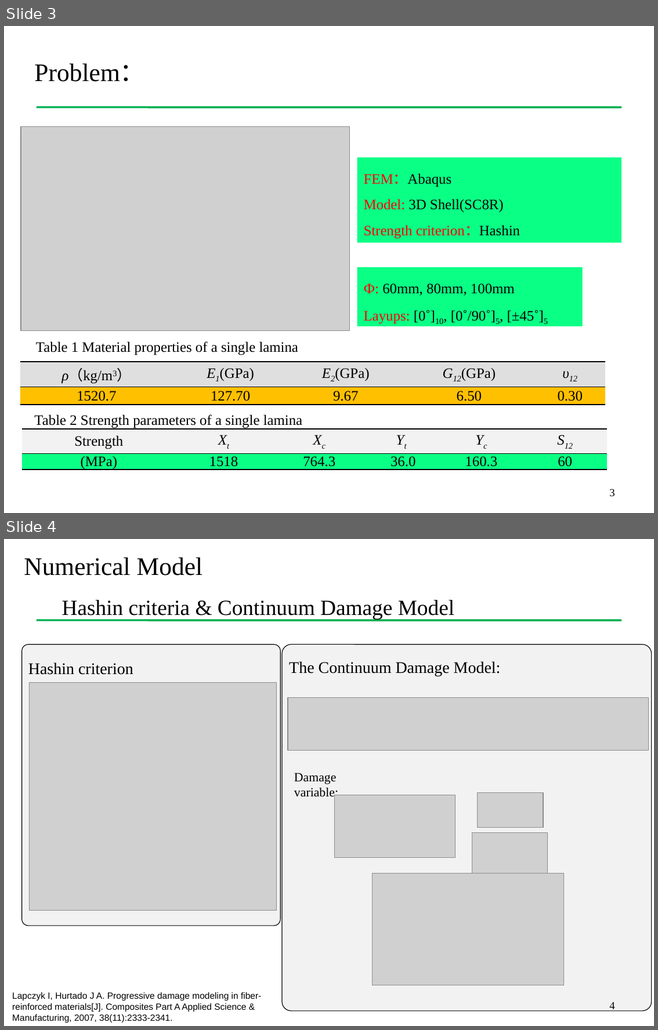
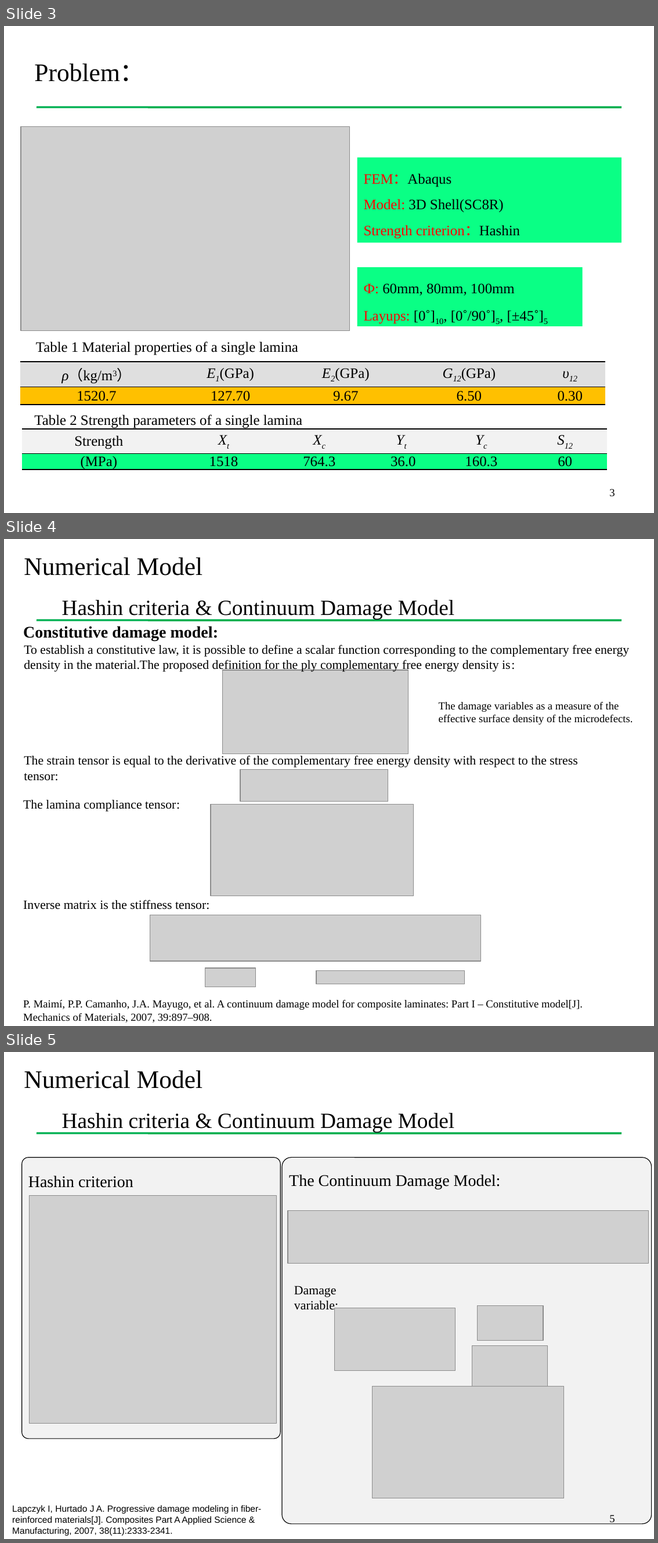
Before and after one commit to Chu2015/UMAThashinlinear4, a slide deck: 组会报告/组会20180110.pptx. Shown one above the other, each under a label of ours: slides 3 and 4 before the commit, slides 3, 4 and 5 after it. The pictures are 658x1030 and 658x1543 pixels, drawn with LibreOffice and Linux fonts; fonts in the diff are those of the drawing; grey boxes stand for pictures; background and template pictures are left out. Boxes give left, top, right and bottom in pixels: in the first picture for what was removed or moved away, otherwise in the second. Text is boxed around its words. In the diff, an @@ line names an element or a change of style, - is before the commit and + after.

```diff
--- a/组会报告/组会20180110.pptx
+++ b/组会报告/组会20180110.pptx
@@ slide 4 added at box(4, 539, 654, 1026), background #FFFFFF; not listed: 1 template element that a slide beside it also shows @@
@@ text added at box(24, 557, 454, 619), 24 pt, text #000000 @@
+  Numerical Model
+  Hashin criteria & Continuum Damage Model
@@ text added at box(23, 626, 219, 641), 18 pt, text #000000, bold @@
+Constitutive damage model:
@@ text added at box(24, 645, 629, 672), 14 pt, text #000000 @@
+To establish a constitutive law, it is possible to define a scalar function corresponding to the complementary free energy density in the material.The proposed definition for the ply complementary free energy density is:
@@ picture added at box(222, 670, 408, 754) @@
@@ text added at box(438, 702, 633, 725), 12 pt, text #000000 @@
+The damage variables as a measure of the effective surface density of the microdefects.
@@ text added at box(24, 755, 577, 781), 14 pt, text #000000 @@
+The strain tensor is equal to the derivative of the complementary free energy density with respect to the stress tensor:
@@ picture added at box(240, 770, 387, 801) @@
@@ text added at box(23, 800, 180, 812), 14 pt, text #000000 @@
+The lamina compliance tensor:
@@ picture added at box(210, 805, 413, 896) @@
@@ text added at box(23, 900, 209, 910), 14 pt, text #000000 @@
+Inverse matrix is the stiffness tensor:
@@ picture added at box(150, 915, 481, 961) @@
@@ picture added at box(205, 968, 255, 987) @@
@@ picture added at box(316, 971, 464, 984) @@
@@ text added at box(23, 1000, 582, 1023), 12 pt, text #000000 @@
+P. Maimí, P.P. Camanho, J.A. Mayugo, et al. A continuum damage model for composite laminates: Part I – Constitutive model[J]. Mechanics of Materials, 2007, 39:897–908.
@@ what was slide 4 is now slide 5 @@
@@ page number at box(609, 1515, 614, 1525): text changed @@
-4
+5
```
Also in this commit, not shown: 5 slides changed, 1 other slide added, 1 other file.
